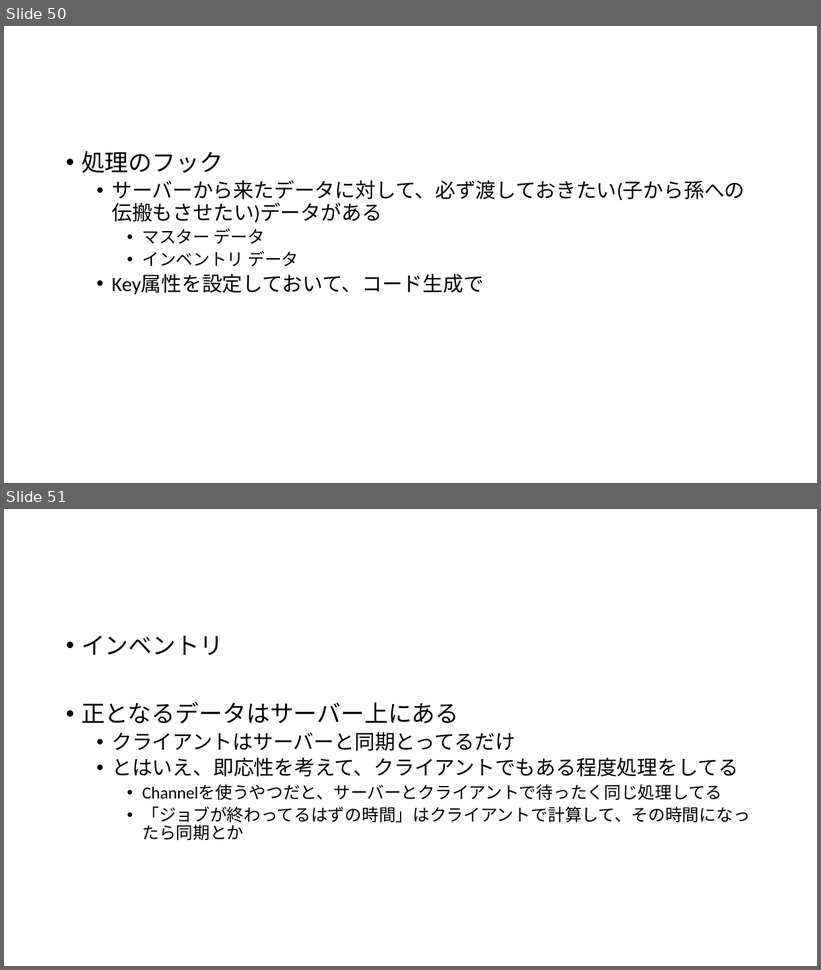
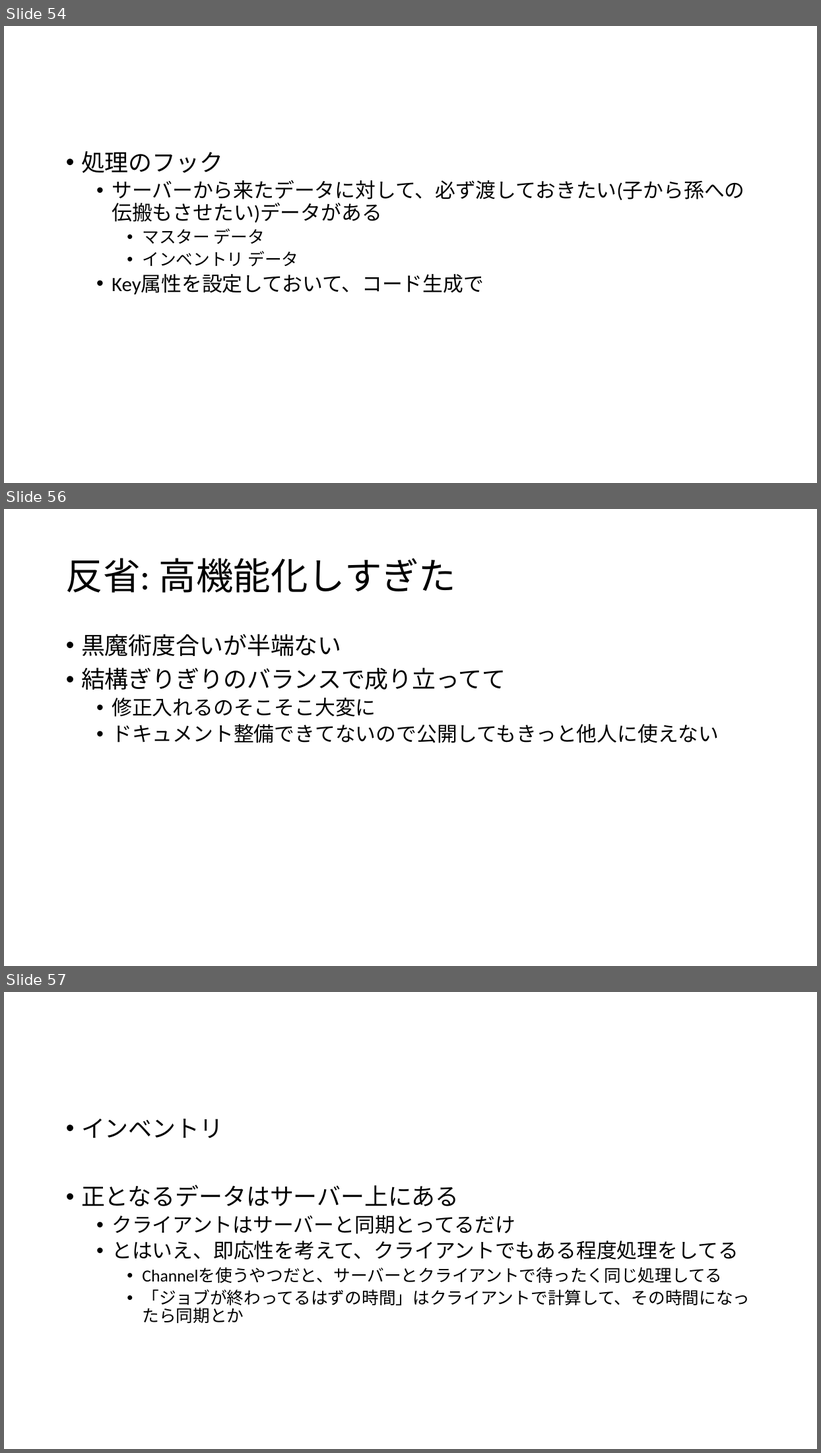
Before and after one commit to ppcuni/UnityCsharp20150321, a slide deck: doc/自社フレームワーク.pptx. Shown one above the other, each under a label of ours: slides 50 and 51 before the commit, slides 54, 56 and 57 after it; the slides between them are not shown. The pictures are 821x970 and 821x1453 pixels, drawn with LibreOffice and Linux fonts; fonts in the diff are those of the drawing. Boxes give left, top, right and bottom in pixels: in the first picture for what was removed or moved away, otherwise in the second. Text is boxed around its words. In the diff, an @@ line names an element or a change of style, - is before the commit and + after.

```diff
--- a/doc/自社フレームワーク.pptx
+++ b/doc/自社フレームワーク.pptx
@@ slide 56 added at <box>4,509,817,966</box>, background #FFFFFF @@
@@ title added at <box>66,558,457,593</box>, 44 pt, text #000000 @@
+反省: 高機能化しすぎた
@@ text added at <box>81,634,719,743</box>, 24 pt, text #000000 @@
+• 黒魔術度合いが半端ない
+• 結構ぎりぎりのバランスで成り立ってて
+  • 修正入れるのそこそこ大変に
+  • ドキュメント整備できてないので公開してもきっと他人に使えない
@@ what was slide 50 is now slide 54 @@
@@ what was slide 51 is now slide 57 @@
```
Also in this commit, not shown: 1 slide changed, 5 other slides added.
